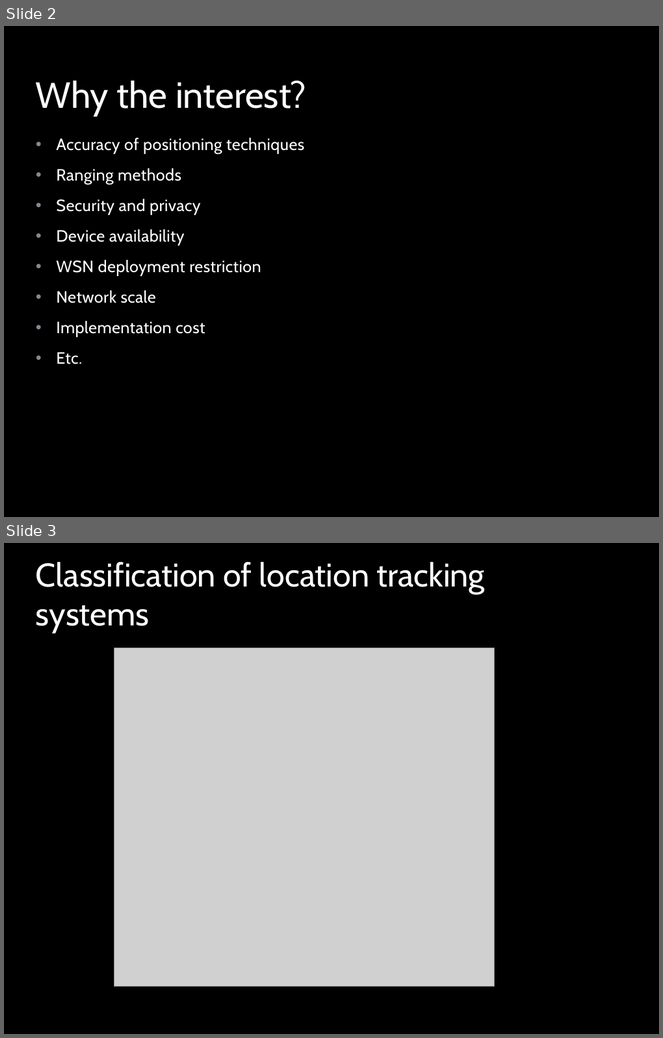
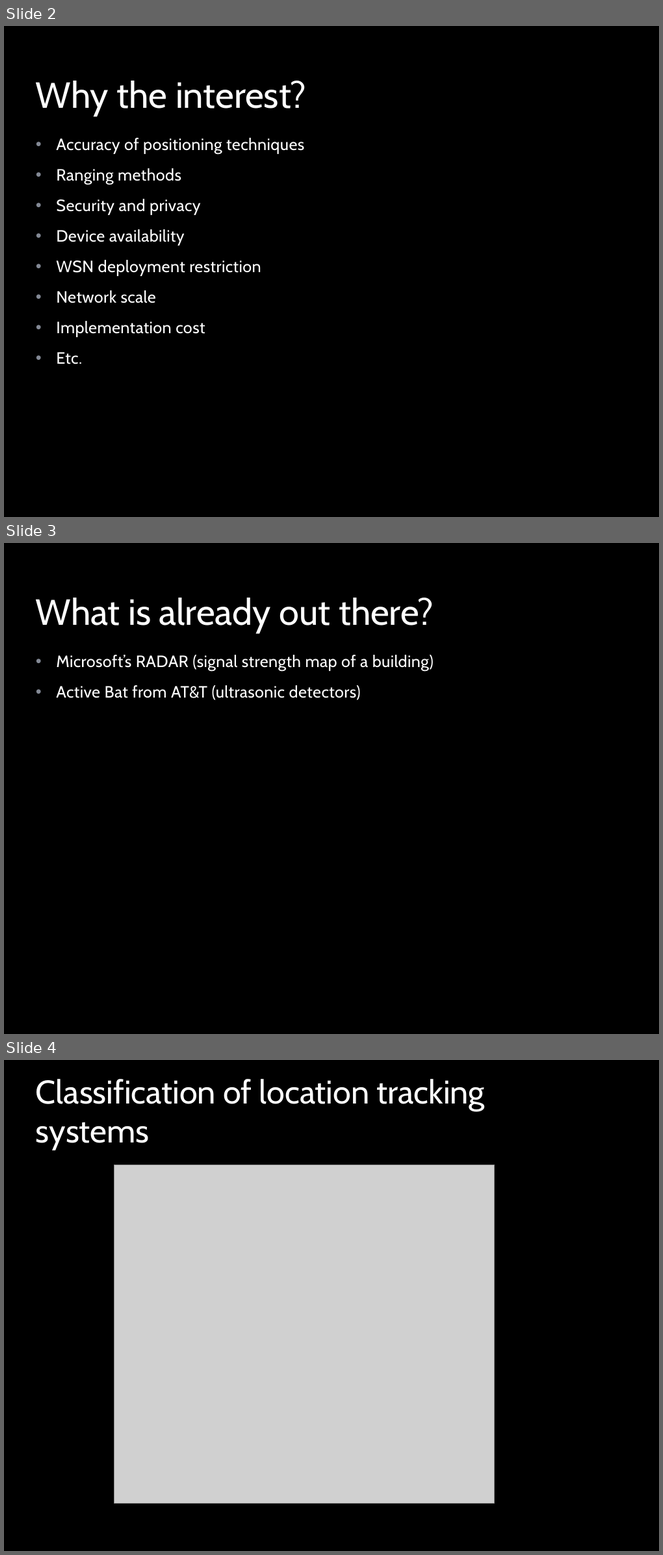
Before and after one commit to muadibbm/WifiIP, a slide deck: ppt/Indoor Locationing.pptx. Shown one above the other, each under a label of ours: slides 2 and 3 before the commit, slides 2, 3 and 4 after it. The pictures are 663x1038 and 663x1555 pixels, drawn with LibreOffice and Linux fonts; fonts in the diff are those of the drawing; grey boxes stand for pictures; background and template pictures are left out. Boxes give left, top, right and bottom in pixels: in the first picture for what was removed or moved away, otherwise in the second. Text is boxed around its words. In the diff, an @@ line names an element or a change of style, - is before the commit and + after.

```diff
--- a/ppt/Indoor Locationing.pptx
+++ b/ppt/Indoor Locationing.pptx
@@ slide 3 added at (4,543,659,1034), background picture (left out); not listed: 1 template element that a slide beside it also shows @@
@@ title added at (36,598,434,633), 40 pt, text #FFFFFF @@
+What is already out there?
@@ text added at (56,655,434,700), 18 pt, text #FFFFFF @@
+• Microsoft’s RADAR (signal strength map of a building)
+• Active Bat from AT&T (ultrasonic detectors)
@@ what was slide 3 is now slide 4 @@
```
Also in this commit, not shown: 1 slide changed, 2 other slides added.
